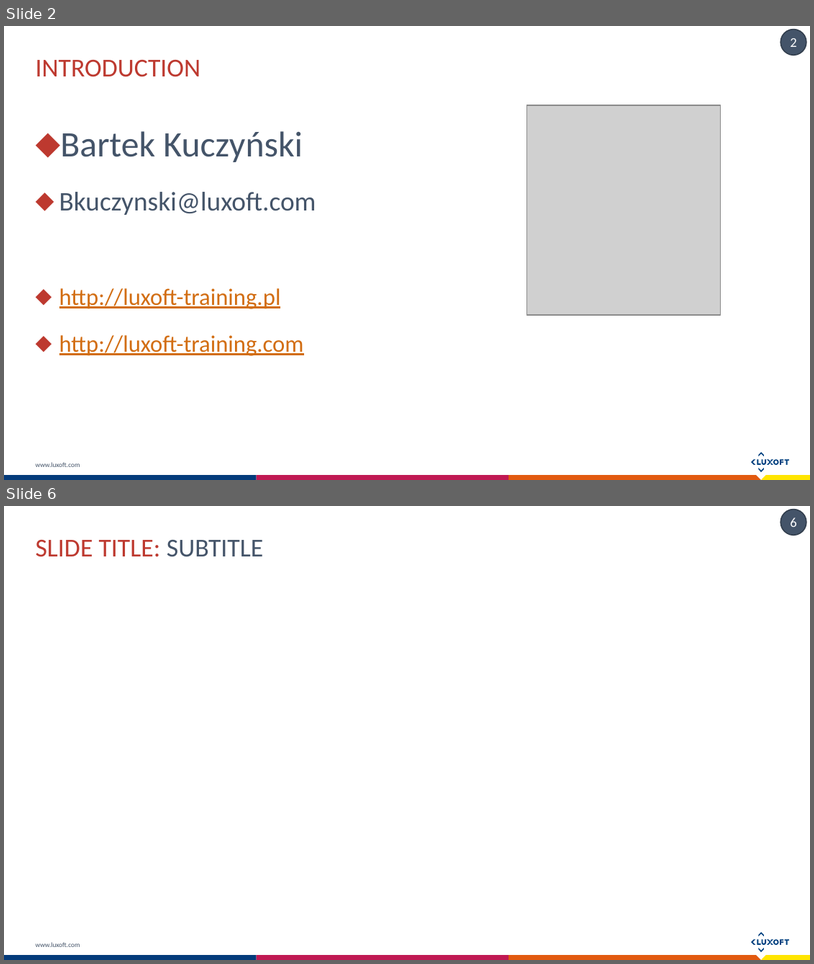
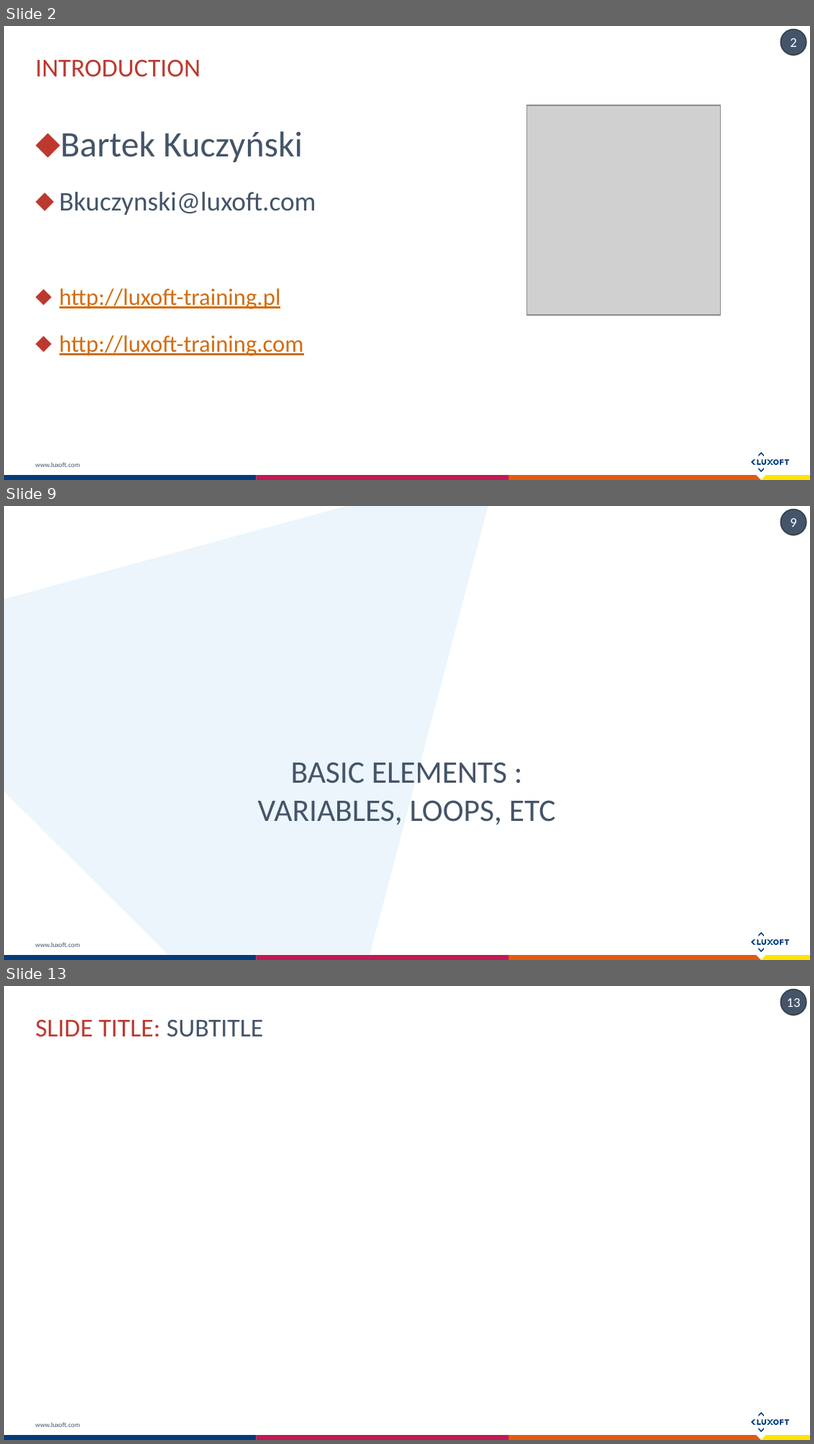
Before and after one commit to Koziolek/kotlin-workshops-230616, a slide deck: Introduction To Kotlin.pptx. Shown one above the other, each under a label of ours: slides 2 and 6 before the commit, slides 2, 9 and 13 after it; the slides between them are not shown. The pictures are 814x964 and 814x1444 pixels, drawn with LibreOffice and Linux fonts; fonts in the diff are those of the drawing; grey boxes stand for pictures. Boxes give left, top, right and bottom in pixels: in the first picture for what was removed or moved away, otherwise in the second. Text is boxed around its words. In the diff, an @@ line names an element or a change of style, - is before the commit and + after.

```diff
--- a/Introduction To Kotlin.pptx
+++ b/Introduction To Kotlin.pptx
@@ slide 9 added at box(4, 506, 810, 960), background #FFFFFF; not listed: 18 template elements that a slide beside it also shows @@
@@ freeform shape added at box(4, 506, 489, 955), fill #EBF5FB @@
@@ title added at box(258, 762, 556, 825), 28 pt, text #445469 @@
+BASIC ELEMENTS :
+VARIABLES, LOOPS, ETC
@@ what was slide 6 is now slide 13 @@
@@ page number at box(787, 998, 801, 1007): text changed @@
-6
+13
```
Also in this commit, not shown: 2 slides changed, 9 other slides added, 1 slide removed, 11 other files.
